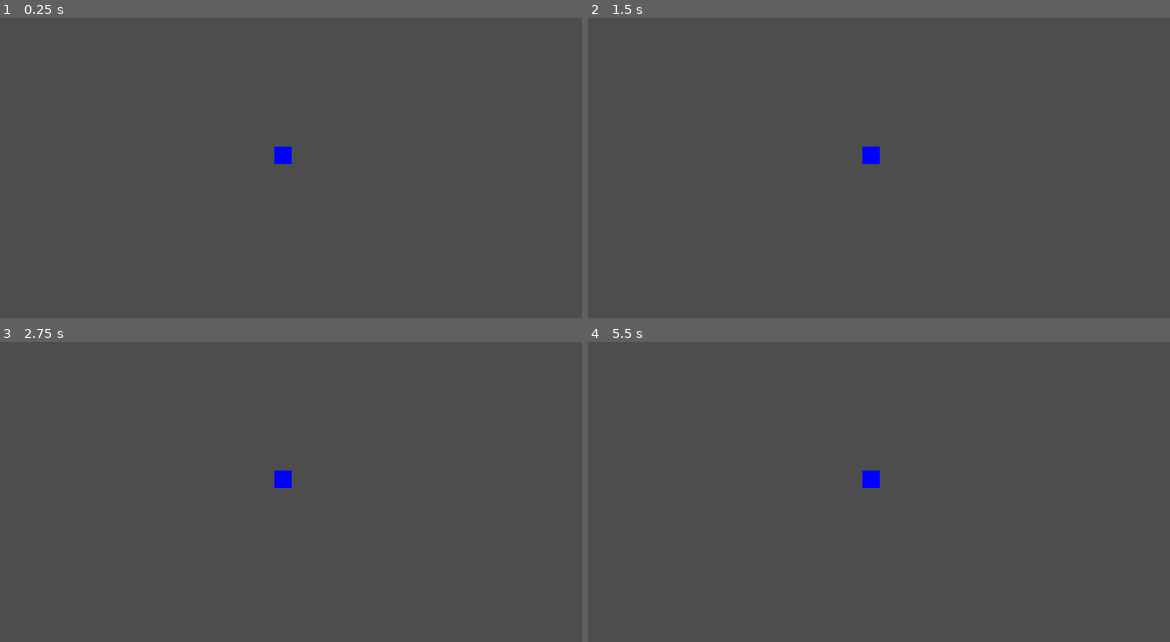
Above: before the commit, frames 1-4 (two rows, left to right).
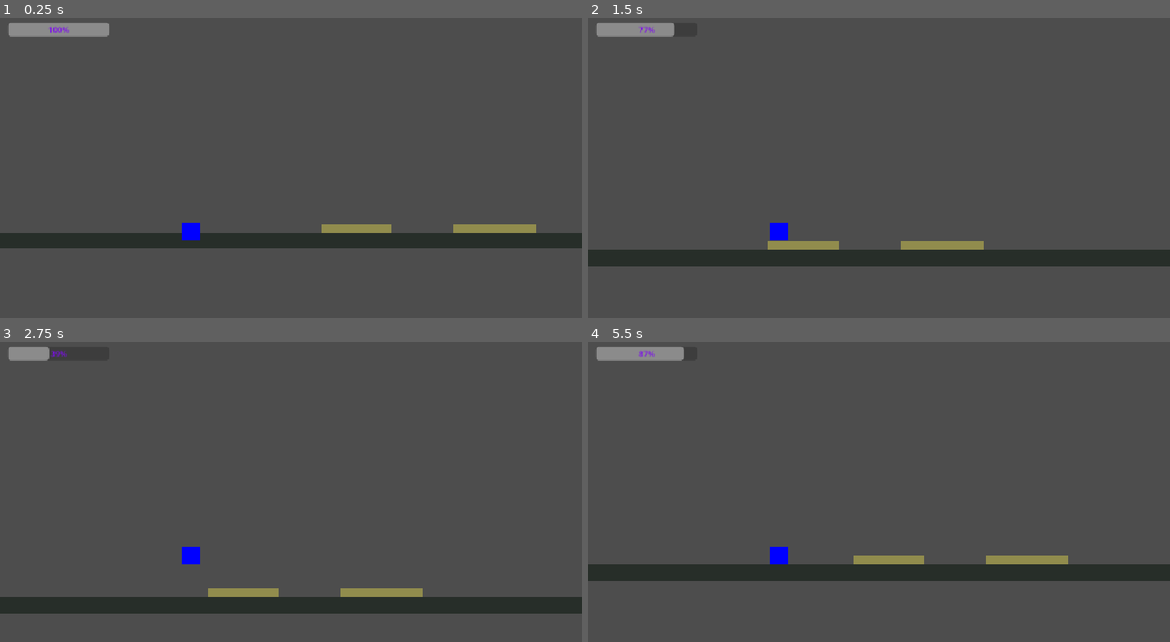
Above: after the commit, the same moments.

Repository: lrpoma/la-venganza-del-condenado
Game: Godot game, scene res://scenes/levels/level1.tscn
The game is run twice, just before and just after one commit, with the same random seed, the same clock (stepped at 60 frames per second) and the same inputs.
Inputs:
- Up to frame 1 (0.25 s): no input
- Up to frame 2 (1.5 s): tap Enter at 0.5 s; hold 3 (shift_dog) 0.53-1.28 s; hold Right (move_right) from 0.53 s (still down); tap Up (jump, bound only after the commit) at 0.77, 1.07 s; tap 2 (shift_whirlwind) at 0.8, 1.35 s
- Up to frame 3 (2.75 s): tap Up (jump, bound only after the commit) at 1.52, 1.82, 2.3 s; tap E (attack, bound only after the commit) at 1.55 s; release Right (move_right) at 2.03 s; hold Left (move_left) from 2.03 s (still down); hold E (attack, bound only after the commit) from 2.03 s (still down)
- Up to frame 4 (5.5 s): release Left (move_left) at 2.78 s; release E (attack, bound only after the commit) at 2.78 s; hold Right (move_right) 2.78-4.28 s; tap Up (jump, bound only after the commit) at 2.85, 3.02, 3.32, 3.77, 4.07, 4.52, 4.82, 5.3 s; tap 3 (shift_dog) at 3.05 s; hold 3 (shift_dog) 3.53-4.28 s; tap 2 (shift_whirlwind) at 3.8 s; hold Left (move_left) 4.28-5.03 s; tap 1 (shift_human, bound only after the commit) at 4.35 s; tap E (attack, bound only after the commit) at 4.55 s; hold Right (move_right) from 5.03 s (still down); hold 2 (shift_whirlwind) from 5.03 s (still down)

The runs differ from the first frame. In frame 1, 6.9% of the frame differs, in the area x 0-100%, y 1-77%; in frame 2, 7.3%; in frame 3, 7.0%; in frame 4, 7.4%, in the area x 0-100%, y 1-80%.
Error before the commit: Attempt to call function 'play' in base 'null instance' on a null instance. (res://scenes/player/states/human_state.gd:7)

Commit message:
alpha 0.2

Diff:
--- /dev/null
+++ b/enemies/enemy.gd
@@ -0,0 +1,97 @@
+extends CharacterBody2D
+class_name Enemy
+
+@export var max_health: float = 40.0
+var health: float
+
+const SPEED := 90.0
+const CHASE_SPEED := 150.0
+const GRAVITY := 900.0
+const DAMAGE := 10.0
+
+const ATTACK_RANGE := 40.0
+const ATTACK_DAMAGE := 10.0
+const ATTACK_COOLDOWN := 1.0
+
+var attack_timer: float = 0.0
+
+@onready var patrol_a: Marker2D = $PatrolA
+@onready var patrol_b: Marker2D = $PatrolB
+
+var target_player: Player = null
+var pos_a: Vector2
+var pos_b: Vector2
+var patrol_target: Vector2
+
+func _ready() -> void:
+	add_to_group("enemy")
+
+	health = max_health
+	pos_a = patrol_a.global_position
+	pos_b = patrol_b.global_position
+	patrol_target = pos_b
+
+	if $CollisionShape2D.shape == null:
+		var shape := CapsuleShape2D.new()
+		shape.radius = 10.0
+		shape.height = 20.0
+		$CollisionShape2D.shape = shape
+
+	_add_visual()
+
+	$DetectionArea.body_entered.connect(_on_detection_entered)
+	$DetectionArea.body_exited.connect(_on_detection_exited)
+
+func _add_visual() -> void:
+	var shape: CapsuleShape2D = $CollisionShape2D.shape
+	var rect := ColorRect.new()
+	rect.size = Vector2(shape.radius * 2.0, shape.height)
+	rect.position = -rect.size / 2.0
+	rect.color = Color(0.6, 0.1, 0.1)
+	rect.mouse_filter = Control.MOUSE_FILTER_IGNORE
+	$CollisionShape2D.add_child(rect)
+
+func _physics_process(delta: float) -> void:
+	if not is_on_floor():
+		velocity.y += GRAVITY * delta
+
+	attack_timer = max(0.0, attack_timer - delta)
+
+	if target_player:
+		var dir: float = sign(target_player.global_position.x - global_position.x)
+		velocity.x = dir * CHASE_SPEED
+
+		var dist: float = global_position.distance_to(target_player.global_position)
+		if dist < ATTACK_RANGE and attack_timer <= 0.0:
+			print("Enemigo ataca! Distancia: ", dist)
+			target_player.take_damage(ATTACK_DAMAGE)  # <- pasa por take_damage(), SÍ puede matar
+			attack_timer = ATTACK_COOLDOWN
+	else:
+		var dir: float = sign(patrol_target.x - global_position.x)
+		velocity.x = dir * SPEED
+		# Solo distancia horizontal: la Y del enemigo la fija la gravedad/piso,
+		# no tiene por qué coincidir con la Y exacta del Marker2D.
+		if absf(global_position.x - patrol_target.x) < 8.0:
+			patrol_target = pos_a if patrol_target == pos_b else pos_b
+
+	move_and_slide()
+
+func _on_detection_entered(body: Node2D) -> void:
+	if body is Player:
+		target_player = body
+		print("Enemigo detectó al jugador")
+
+func _on_detection_exited(body: Node2D) -> void:
+	if body is Player:
+		target_player = null
+		print("Enemigo perdió al jugador")
+
+func take_damage(amount: float) -> void:
+	health -= amount
+	print("Enemigo recibió daño: ", amount, " | Vida restante: ", health)
+	if health <= 0.0:
+		die()
+
+func die() -> void:
+	print("Enemigo derrotado")
+	queue_free()
--- /dev/null
+++ b/enemies/enemy.tscn
@@ -0,0 +1,25 @@
+[gd_scene format=3 uid="uid://clh8uaxxhqsbl"]
+
+[ext_resource type="Script" uid="uid://bkivojy81s1h6" path="res://enemies/enemy.gd" id="1_fw1ev"]
+
+[sub_resource type="CapsuleShape2D" id="CapsuleShape2D_x4ssu"]
+
+[sub_resource type="CircleShape2D" id="CircleShape2D_x4ssu"]
+radius = 95.0
+
+[node name="Enemy" type="CharacterBody2D" unique_id=1279457107]
+script = ExtResource("1_fw1ev")
+
+[node name="CollisionShape2D" type="CollisionShape2D" parent="." unique_id=791321631]
+shape = SubResource("CapsuleShape2D_x4ssu")
+
+[node name="DetectionArea" type="Area2D" parent="." unique_id=746648064]
+
+[node name="CollisionShape2D" type="CollisionShape2D" parent="DetectionArea" unique_id=402964422]
+shape = SubResource("CircleShape2D_x4ssu")
+
+[node name="PatrolA" type="Marker2D" parent="." unique_id=6860546]
+position = Vector2(-216, 0)
+
+[node name="PatrolB" type="Marker2D" parent="." unique_id=1821761498]
+position = Vector2(233, 0)
--- a/project.godot
+++ b/project.godot
@@ -38,13 +38,13 @@
 , Object(InputEventJoypadMotion,"resource_local_to_scene":false,"resource_name":"","device":-1,"axis":0,"axis_value":1.0,"script":null)
 ]
 }
-up={
+move_up={
 "deadzone": 0.2,
 "events": [Object(InputEventKey,"resource_local_to_scene":false,"resource_name":"","device":16,"window_id":0,"alt_press …(195 unchanged characters)…
 , Object(InputEventJoypadMotion,"resource_local_to_scene":false,"resource_name":"","device":-1,"axis":1,"axis_value":-1.0,"script":null)
 ]
 }
-down={
+move_down={
 "deadzone": 0.2,
 "events": [Object(InputEventKey,"resource_local_to_scene":false,"resource_name":"","device":16,"window_id":0,"alt_press …(195 unchanged characters)…
 , Object(InputEventJoypadMotion,"resource_local_to_scene":false,"resource_name":"","device":-1,"axis":1,"axis_value":1.0,"script":null)
@@ -64,7 +64,21 @@
 }
 shift_human={
 "deadzone": 0.2,
-"events": []
+"events": [Object(InputEventKey,"resource_local_to_scene":false,"resource_name":"","device":-1,"window_id":0,"alt_pressed":false,"shift_pressed":false,"ctrl_pressed":false,"meta_pressed":false,"pressed":false,"keycode":0,"physical_keycode":49,"key_label":0,"unicode":49,"location":0,"echo":false,"script":null)
+, Object(InputEventJoypadButton,"resource_local_to_scene":false,"resource_name":"","device":-1,"button_index":3,"pressure":0.0,"pressed":false,"script":null)
+]
+}
+jump={
+"deadzone": 0.2,
+"events": [Object(InputEventKey,"resource_local_to_scene":false,"resource_name":"","device":16,"window_id":0,"alt_pressed":false,"shift_pressed":false,"ctrl_pressed":false,"meta_pressed":false,"pressed":false,"keycode":0,"physical_keycode":4194320,"key_label":0,"unicode":0,"location":0,"echo":false,"script":null)
+, Object(InputEventJoypadMotion,"resource_local_to_scene":false,"resource_name":"","device":-1,"axis":1,"axis_value":-1.0,"script":null)
+]
+}
+attack={
+"deadzone": 0.2,
+"events": [Object(InputEventKey,"resource_local_to_scene":false,"resource_name":"","device":16,"window_id":0,"alt_pressed":false,"shift_pressed":false,"ctrl_pressed":false,"meta_pressed":false,"pressed":false,"keycode":0,"physical_keycode":69,"key_label":0,"unicode":0,"location":0,"echo":false,"script":null)
+, Object(InputEventJoypadButton,"resource_local_to_scene":false,"resource_name":"","device":-1,"button_index":2,"pressure":0.0,"pressed":false,"script":null)
+]
 }
 
 [physics]
--- a/resources/spiritual_energy.gd
+++ b/resources/spiritual_energy.gd
@@ -16,6 +16,12 @@
 		energy_depleted.emit()
 	return true
 
+func drain(amount: float) -> void:
+	current_energy = max(0.0, current_energy - amount)
+	energy_changed.emit(current_energy, max_energy)
+	if current_energy <= 0.0:
+		energy_depleted.emit()
+
 func restore(amount: float) -> void:
 	current_energy = min(max_energy, current_energy + amount)
 	energy_changed.emit(current_energy, max_energy)
--- /dev/null
+++ b/scenes/levels/hud.gd
@@ -0,0 +1,16 @@
+extends CanvasLayer
+
+@onready var energy_bar: ProgressBar = $EnergyBar
+
+func _ready() -> void:
+	GameManager.player_energy_updated.connect(_on_energy_updated)
+	GameManager.player_form_changed.connect(_on_form_changed)
+
+func _on_energy_updated(current: float, max_energy: float) -> void:
+	energy_bar.max_value = max_energy
+	energy_bar.value = current
+
+func _on_form_changed(new_form: String) -> void:
+	# Placeholder: aquí puedes cambiar el color de la barra según la forma
+	# (ej. verde en Humano, naranja en Perro, morado en Remolino)
+	pass
--- a/scenes/levels/level1.tscn
+++ b/scenes/levels/level1.tscn
@@ -4,10 +4,15 @@
 [ext_resource type="PackedScene" uid="uid://7p850f5y4bfk" path="res://scenes/player/Player.tscn" id="1_x6ivy"]
 [ext_resource type="Script" uid="uid://bf2rc6hlv4x4x" path="res://scenes/levels/salt_zone.gd" id="2_dd0lh"]
 [ext_resource type="Script" uid="uid://r1f82iruvhl7" path="res://resources/spiritual_energy.gd" id="4_bfxgj"]
+[ext_resource type="Script" uid="uid://bx7jf86hi7koa" path="res://scenes/levels/hud.gd" id="5_dywbp"]
+[ext_resource type="PackedScene" uid="uid://76bjk48bhcid" path="res://scenes/plataform/plataform.tscn" id="6_1seuy"]
+[ext_resource type="PackedScene" uid="uid://clh8uaxxhqsbl" path="res://enemies/enemy.tscn" id="7_2r1tl"]
 
 [sub_resource type="RectangleShape2D" id="RectangleShape2D_j65aw"]
+size = Vector2(163, 38)
 
 [sub_resource type="RectangleShape2D" id="RectangleShape2D_pmvmn"]
+size = Vector2(139, 39)
 
 [sub_resource type="Resource" id="Resource_dd0lh"]
 script = ExtResource("4_bfxgj")
@@ -24,23 +29,47 @@
 script = ExtResource("2_dd0lh")
 
 [node name="CollisionShape2D" type="CollisionShape2D" parent="SaltPaths/SaltZone1" unique_id=473481486]
+position = Vector2(669, 364)
 shape = SubResource("RectangleShape2D_j65aw")
+debug_color = Color(0, 0.5509262, 0.9220985, 0.41960785)
 
 [node name="SaltZone2" type="Area2D" parent="SaltPaths" unique_id=409490923]
 script = ExtResource("2_dd0lh")
 
 [node name="CollisionShape2D" type="CollisionShape2D" parent="SaltPaths/SaltZone2" unique_id=1928452393]
+position = Vector2(395, 364)
 shape = SubResource("RectangleShape2D_pmvmn")
 
-[node name="PlayerSpawn" type="Marker2D" parent="." unique_id=461948301]
+[node name="PlayerSpawn" type="Marker2D" parent="." unique_id=461948301 groups=["player_spawn"]]
+position = Vector2(67, 364)
 
 [node name="Player" parent="." unique_id=1318801478 instance=ExtResource("1_x6ivy")]
-position = Vector2(-18, -23)
+top_level = true
+position = Vector2(67, 364)
 platform_wall_layers = 1
 energy = SubResource("Resource_dd0lh")
 
 [node name="EnemySpawns" type="Node2D" parent="." unique_id=330915556]
 
 [node name="NPCSpawns" type="Node2D" parent="." unique_id=847114515]
+position = Vector2(714, 271)
 
 [node name="HUDLayer" type="CanvasLayer" parent="." unique_id=1795297538]
+script = ExtResource("5_dywbp")
+
+[node name="EnergyBar" type="ProgressBar" parent="HUDLayer" unique_id=1658259193]
+offset_left = 16.0
+offset_top = 18.0
+offset_right = 216.0
+offset_bottom = 45.0
+offset_transform_position = Vector2(20, 20)
+theme_override_colors/font_color = Color(0.4862745, 0.047058824, 0.92941177, 1)
+value = 100.0
+
+[node name="Plataform" parent="." unique_id=1427987722 instance=ExtResource("6_1seuy")]
+position = Vector2(16, 378)
+size = Vector2(4000, 32)
+color = Color(0.15163454, 0.18034568, 0.16248605, 1)
+
+[node name="Enemy" parent="." unique_id=1279457107 instance=ExtResource("7_2r1tl")]
+position = Vector2(1265, 378)
--- a/scenes/levels/salt_zone.gd
+++ b/scenes/levels/salt_zone.gd
@@ -10,6 +10,23 @@
 	body_entered.connect(_on_body_entered)
 	body_exited.connect(_on_body_exited)
 
+	if $CollisionShape2D.shape == null:
+		var shape := RectangleShape2D.new()
+		shape.size = Vector2(64, 64)
+		$CollisionShape2D.shape = shape
+
+	_add_visual()
+
+func _add_visual() -> void:
+	var shape: Shape2D = $CollisionShape2D.shape
+	if shape is RectangleShape2D:
+		var rect := ColorRect.new()
+		rect.size = shape.size
+		rect.position = -shape.size / 2.0
+		rect.color = Color(0.9, 0.85, 0.3, 0.45)  # sal/incienso, semitransparente
+		rect.mouse_filter = Control.MOUSE_FILTER_IGNORE
+		$CollisionShape2D.add_child(rect)
+
 func _on_body_entered(body: Node2D) -> void:
 	if body is Player:
 		bodies_inside.append(body)
--- /dev/null
+++ b/scenes/plataform/plataform.gd
@@ -0,0 +1,20 @@
+extends StaticBody2D
+class_name Platform
+
+@export var size: Vector2 = Vector2(128, 32)
+@export var color: Color = Color(0.35, 0.32, 0.28)  # gris-tierra, placeholder
+
+func _ready() -> void:
+	add_to_group("floor")
+
+	if $CollisionShape2D.shape == null:
+		var shape := RectangleShape2D.new()
+		shape.size = size
+		$CollisionShape2D.shape = shape
+
+	var rect := ColorRect.new()
+	rect.size = size
+	rect.position = -size / 2.0
+	rect.color = color
+	rect.mouse_filter = Control.MOUSE_FILTER_IGNORE
+	add_child(rect)
--- /dev/null
+++ b/scenes/plataform/plataform.tscn
@@ -0,0 +1,12 @@
+[gd_scene format=3 uid="uid://76bjk48bhcid"]
+
+[ext_resource type="Script" uid="uid://c2304p2wp1cvw" path="res://scenes/plataform/plataform.gd" id="1_2yp4v"]
+
+[sub_resource type="WorldBoundaryShape2D" id="WorldBoundaryShape2D_dywbp"]
+
+[node name="Plataform" type="StaticBody2D" unique_id=1427987722]
+script = ExtResource("1_2yp4v")
+
+[node name="CollisionShape2D" type="CollisionShape2D" parent="." unique_id=1885358184]
+shape = SubResource("WorldBoundaryShape2D_dywbp")
+debug_color = Color(0.25470757, 0.2520108, 0.24468279, 0.41960785)
--- a/scenes/player/Player.tscn
+++ b/scenes/player/Player.tscn
@@ -7,8 +7,8 @@
 [ext_resource type="Script" uid="uid://de78patnimgke" path="res://scenes/player/states/whirlwind_state.gd" id="5_v42im"]
 
 [sub_resource type="CapsuleShape2D" id="CapsuleShape2D_13mor"]
-radius = 3.2999992
-height = 12.799999
+radius = 1.3
+height = 3.1999998
 
 [sub_resource type="CapsuleShape2D" id="CapsuleShape2D_tpg5x"]
 
@@ -17,25 +17,26 @@
 script = ExtResource("1_wr5hl")
 
 [node name="CollisionShape2D" type="CollisionShape2D" parent="." unique_id=1912866221]
-position = Vector2(2, 5)
+position = Vector2(5.9604645e-08, 3.0000002)
 scale = Vector2(10, 10)
 shape = SubResource("CapsuleShape2D_13mor")
 debug_color = Color(0.89798, 0.0335171, 0.761016, 0.41960785)
 
 [node name="ColorRect" type="ColorRect" parent="." unique_id=1906071189]
-offset_left = -5.0
-offset_top = -7.0
-offset_right = 30.0
-offset_bottom = 28.0
+offset_left = -17.5
+offset_top = -17.5
+offset_right = 17.5
+offset_bottom = 17.5
 color = Color(0, 0, 1, 1)
 
 [node name="Camera2D" type="Camera2D" parent="." unique_id=552781535]
-position = Vector2(28, 54)
+position = Vector2(199, -107)
 
 [node name="HurtboxArea" type="Area2D" parent="." unique_id=916379189]
 position = Vector2(7, 4)
 
 [node name="CollisionShape2D" type="CollisionShape2D" parent="HurtboxArea" unique_id=412086345]
+position = Vector2(-7, -4)
 shape = SubResource("CapsuleShape2D_tpg5x")
 
 [node name="StateMachine" type="Node" parent="." unique_id=766325740]
--- a/scenes/player/player.gd
+++ b/scenes/player/player.gd
@@ -3,26 +3,73 @@
 
 @export var energy: SpiritualEnergy = SpiritualEnergy.new()
 
+var enemies_in_bite_range: Array[Enemy] = []
+const BITE_RANGE := 40.0
+
 func _ready() -> void:
 	energy.energy_changed.connect(_on_energy_changed)
 	energy.energy_depleted.connect(_on_energy_depleted)
+	print("Shape de HurtboxArea: ", $HurtboxArea/CollisionShape2D.shape)
+
+	$HurtboxArea.body_entered.connect(_on_hurtbox_entered)
+	$HurtboxArea.body_exited.connect(_on_hurtbox_exited)
+
+	if $CollisionShape2D.shape == null:
+		var shape := CapsuleShape2D.new()
+		shape.radius = 12.0
+		shape.height = 24.0
+		$CollisionShape2D.shape = shape
+
+	if $HurtboxArea/CollisionShape2D.shape == null:
+		var hurt_shape := CapsuleShape2D.new()
+		hurt_shape.radius = 30.0
+		hurt_shape.height = 40.0
+		$HurtboxArea/CollisionShape2D.shape = hurt_shape
 
 func _on_energy_changed(current: float, max_e: float) -> void:
 	GameManager.player_energy_updated.emit(current, max_e)
 
 func _on_energy_depleted() -> void:
-	# Regla de diseño Alpha: sin energía, forzar retorno a Humano.
-	# La StateMachine ya maneja esto en cada estado, aquí queda el gancho global.
 	pass
+
+func _on_hurtbox_entered(body: Node2D) -> void:
+	if body == self:
+		return
+	print("Algo entró al HurtboxArea: ", body.name)
+	if body is Enemy:
+		enemies_in_bite_range.append(body)
+		print("Confirmado como Enemy")
+
+func _on_hurtbox_exited(body: Node2D) -> void:
+	if body is Enemy:
+		enemies_in_bite_range.erase(body)
+
+func bite_attack(damage: float) -> void:
+	print("Mordida ejecutada, enemigos en rango: ", enemies_in_bite_range.size())
+	for enemy in enemies_in_bite_range:
+		if is_instance_valid(enemy):
+			enemy.take_damage(damage)
 
 func take_damage(amount: float) -> void:
 	if get_meta("immune_to_salt", false):
 		return
-	energy.consume(amount)
+	energy.drain(amount)
+	print("Jugador recibió daño: ", amount, " | Energía restante: ", energy.current_energy)
 	if energy.current_energy <= 0.0:
 		die()
 
 func die() -> void:
+	print("Jugador murió, haciendo respawn")
 	GameManager.register_player_death()
-	# TODO Semana 3/4: animación de muerte, respawn point
-	pass
+	respawn()
+
+func respawn() -> void:
+	var spawn := get_tree().get_first_node_in_group("player_spawn")
+	if spawn:
+		print("Nodo de spawn encontrado: ", spawn.name, " en posición: ", spawn.global_position)
+		global_position = spawn.global_position
+	else:
+		print("ERROR: no se encontró ningún nodo en el grupo 'player_spawn'")
+	velocity = Vector2.ZERO
+	energy.current_energy = energy.max_energy
+	energy.energy_changed.emit(energy.current_energy, energy.max_energy)
--- a/scenes/player/states/dog_state.gd
+++ b/scenes/player/states/dog_state.gd
@@ -1,25 +1,33 @@
 extends State
 class_name DogState
 
-const SPEED := 260.0  # más rápido, pero vulnerable a la sal (ver salt_zone.gd)
+const SPEED := 260.0
+const JUMP_VELOCITY := -340.0
+const GRAVITY := 900.0
+const DRAIN_PER_SECOND := 10.0  # GDD: -10 EE/s
+const BITE_DAMAGE := 20.0
 
 func enter() -> void:
-	player.get_node("AnimatedSprite2D").play("dog_run")
-	player.get_node("CollisionShape2D").shape.radius = 8.0  # hitbox más pequeña, ejemplo
-
-func exit() -> void:
-	player.get_node("CollisionShape2D").shape.radius = 12.0
+	print("Cambiando a: Perro")
 
 func physics_update(delta: float) -> void:
-	var direction := Input.get_vector("move_left", "move_right", "move_up", "move_down")
-	player.velocity = direction * SPEED
+	if not player.is_on_floor():
+		player.velocity.y += GRAVITY * delta
+	elif Input.is_action_just_pressed("jump"):
+		player.velocity.y = JUMP_VELOCITY
+
+	var direction := Input.get_axis("move_left", "move_right")
+	player.velocity.x = direction * SPEED
 	player.move_and_slide()
 
-	# Drenaje pasivo de energía por mantener la forma animal
-	player.energy.consume(5.0 * delta)
+	player.energy.drain(DRAIN_PER_SECOND * delta)
 	if player.energy.current_energy <= 0.0:
 		state_machine.transition_to("humanstate")
 
 func handle_input(event: InputEvent) -> void:
 	if event.is_action_pressed("shift_human"):
 		state_machine.transition_to("humanstate")
+	elif event.is_action_pressed("shift_whirlwind"):
+		state_machine.transition_to("whirlwindstate")
+	elif event.is_action_pressed("attack"):
+		player.bite_attack(BITE_DAMAGE)
--- a/scenes/player/states/human_state.gd
+++ b/scenes/player/states/human_state.gd
@@ -2,24 +2,26 @@
 class_name HumanState
 
 const SPEED := 150.0
+const JUMP_VELOCITY := -280.0
+const GRAVITY := 900.0
 
 func enter() -> void:
-	player.get_node("AnimatedSprite2D").play("human_idle")
+	print("Cambiando a: Humano")
 
 func physics_update(delta: float) -> void:
-	var direction := Input.get_vector("move_left", "move_right", "move_up", "move_down")
-	player.velocity = direction * SPEED
+	if not player.is_on_floor():
+		player.velocity.y += GRAVITY * delta
+	elif Input.is_action_just_pressed("jump"):
+		player.velocity.y = JUMP_VELOCITY
+
+	var direction := Input.get_axis("move_left", "move_right")
+	player.velocity.x = direction * SPEED
 	player.move_and_slide()
 
-	if direction.length() > 0.1:
-		player.get_node("AnimatedSprite2D").play("human_walk")
-	else:
-		player.get_node("AnimatedSprite2D").play("human_idle")
+	player.energy.restore(5.0 * delta)  # GDD: +5 EE/s
 
 func handle_input(event: InputEvent) -> void:
-	if event.is_action_pressed("shift_dog") and player.energy.has_enough(10.0):
-		player.energy.consume(10.0)
+	if event.is_action_pressed("shift_dog"):
 		state_machine.transition_to("dogstate")
-	elif event.is_action_pressed("shift_whirlwind") and player.energy.has_enough(25.0):
-		player.energy.consume(25.0)
+	elif event.is_action_pressed("shift_whirlwind"):
 		state_machine.transition_to("whirlwindstate")
--- a/scenes/player/states/whirlwind_state.gd
+++ b/scenes/player/states/whirlwind_state.gd
@@ -2,10 +2,10 @@
 class_name WhirlwindState
 
 const SPEED := 320.0
+const DRAIN_PER_SECOND := 30.0  # GDD: -30 EE/s
 
 func enter() -> void:
-	player.get_node("AnimatedSprite2D").play("whirlwind_spin")
-	# El remolino ignora el daño de los caminos de sal (regla de diseño Alpha)
+	print("Cambiando a: Remolino")
 	player.set_meta("immune_to_salt", true)
 
 func exit() -> void:
@@ -13,13 +13,15 @@
 
 func physics_update(delta: float) -> void:
 	var direction := Input.get_vector("move_left", "move_right", "move_up", "move_down")
-	player.velocity = direction * SPEED
+	player.velocity = direction * SPEED  # sin gravedad: gravity=0 mientras esta activo
 	player.move_and_slide()
 
-	player.energy.consume(15.0 * delta)  # forma más costosa
+	player.energy.drain(DRAIN_PER_SECOND * delta)
 	if player.energy.current_energy <= 0.0:
 		state_machine.transition_to("humanstate")
 
 func handle_input(event: InputEvent) -> void:
 	if event.is_action_pressed("shift_human"):
 		state_machine.transition_to("humanstate")
+	elif event.is_action_pressed("shift_dog"):
+		state_machine.transition_to("dogstate")
Not shown, added: enemies/enemy.gd.uid
Not shown, added: scenes/levels/hud.gd.uid
Not shown, added: scenes/plataform/plataform.gd.uid
